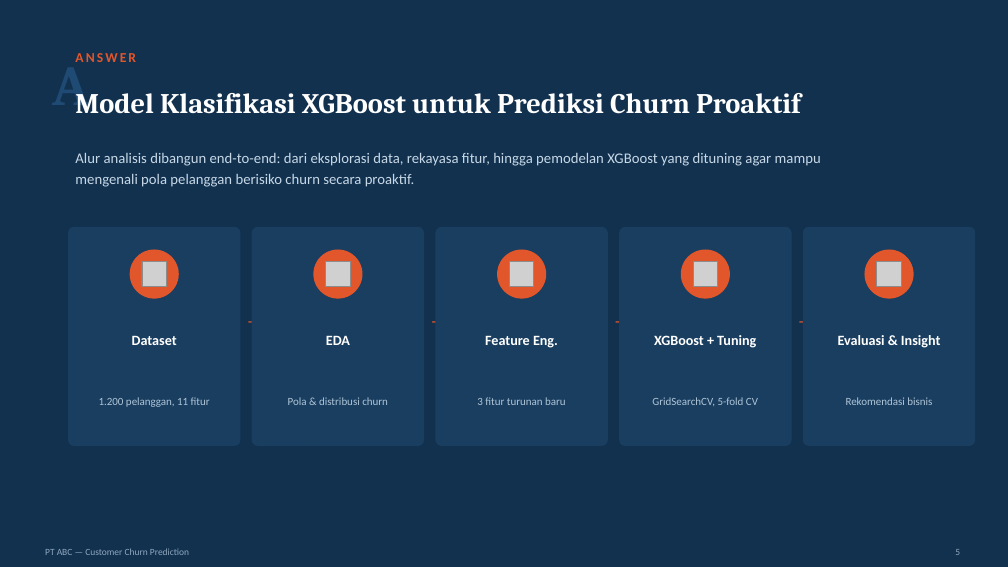
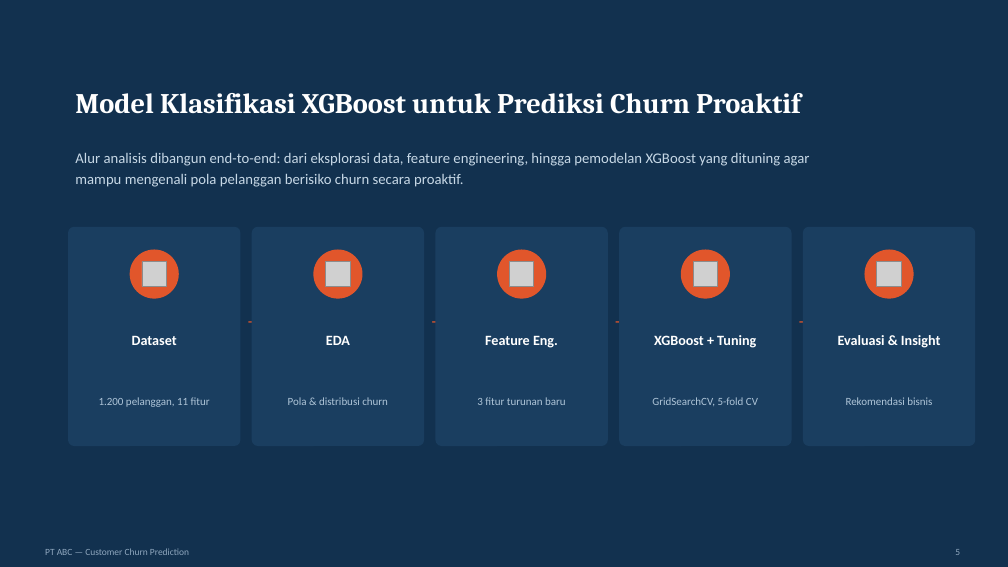
Before and after one commit to mieffarohi/customer-churn-prediction, a slide deck: slide 5 of Customer Churn Prediction - PT ABC.pptx. Drawn at 1008x567 pixels with LibreOffice and Linux fonts; fonts in the diff are those of the drawing; grey boxes stand for pictures. Boxes give left, top, right and bottom in pixels: in the first picture for what was removed or moved away, otherwise in the second. Text is boxed around its words. In the diff, an @@ line names an element or a change of style, - is before the commit and + after.

```diff
--- a/Customer Churn Prediction - PT ABC.pptx
+++ b/Customer Churn Prediction - PT ABC.pptx
@@ text removed at (53, 53, 90, 113) @@
-A
@@ text removed at (75, 53, 136, 62) @@
-ANSWER
@@ text at (75, 153, 810, 187): text changed @@
-Alur analisis dibangun end-to-end: dari eksplorasi data, rekayasa fitur, hingga pemodelan XGBoost yang dituning agar mampu mengenali pola pelanggan berisiko churn secara proaktif.
+Alur analisis dibangun end-to-end: dari eksplorasi data, feature engineering, hingga pemodelan XGBoost yang dituning agar mampu mengenali pola pelanggan berisiko churn secara proaktif.
```
Also in this commit, not shown: 9 other slides changed.
